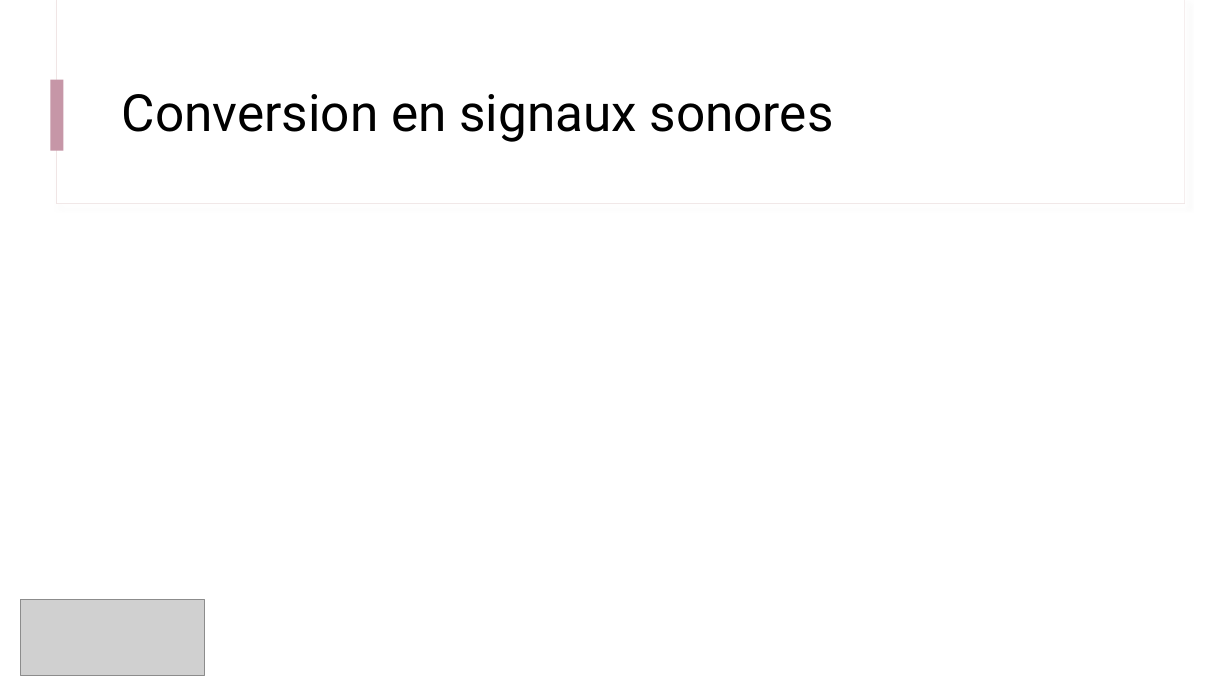
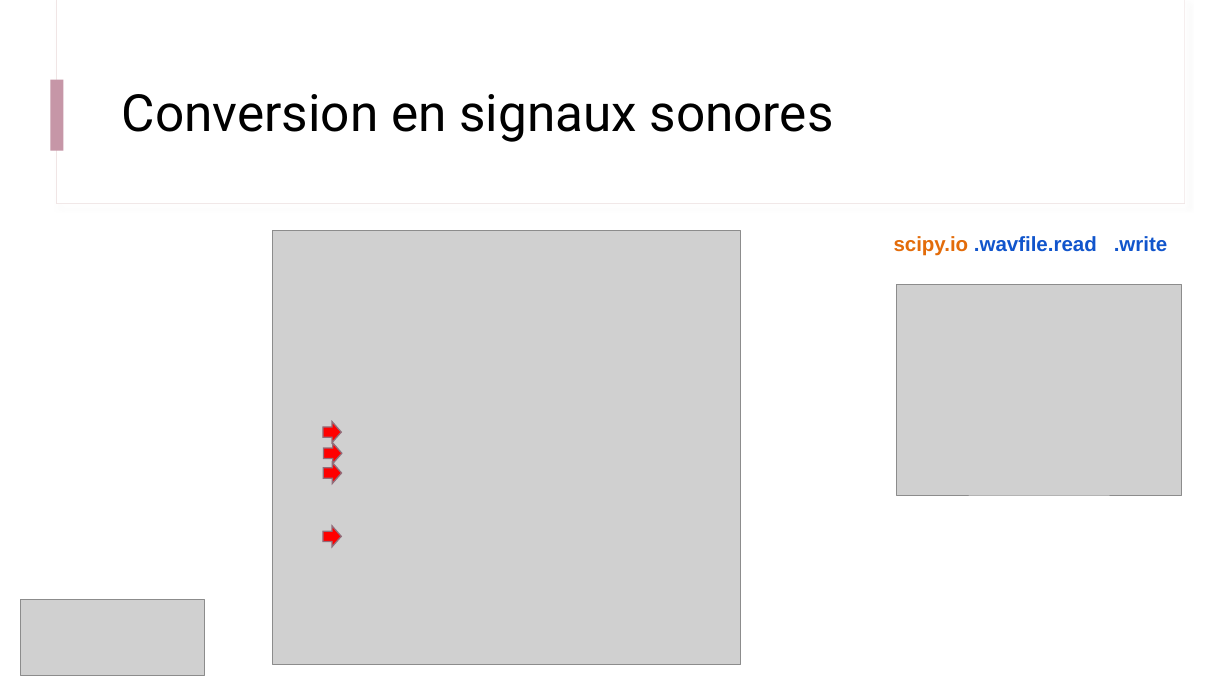
Before and after one commit to IOGS-Digital-Methods/semester-5, a slide deck: slide 17 of ONIP/onip_b3_traitement_1D/B3_0_Deroulement.pptx (slide 13 before the commit). Drawn at 1232x693 pixels with LibreOffice and Linux fonts; fonts in the diff are those of the drawing; grey boxes stand for pictures. Boxes give left, top, right and bottom in pixels: in the first picture for what was removed or moved away, otherwise in the second. Text is boxed around its words. In the diff, an @@ line names an element or a change of style, - is before the commit and + after.

```diff
--- a/ONIP/onip_b3_traitement_1D/B3_0_Deroulement.pptx
+++ b/ONIP/onip_b3_traitement_1D/B3_0_Deroulement.pptx
@@ picture added at [273, 231, 740, 665] @@
@@ text added at [894, 236, 1167, 256], 16 pt, text #1155CC, bold @@
+  scipy.io .wavfile.read .write
@@ picture added at [897, 285, 1181, 495] @@
@@ right arrow added at [323, 421, 342, 443], fill #FF0000, outline #926F7C 1 pt @@
@@ right arrow added at [323, 443, 342, 464], fill #FF0000, outline #926F7C 1 pt @@
@@ right arrow added at [323, 463, 342, 484], fill #FF0000, outline #926F7C 1 pt @@
@@ right arrow added at [323, 526, 342, 547], fill #FF0000, outline #926F7C 1 pt @@
```
Also in this commit, not shown: 2 other slides changed, 4 slides added, 1 other file.
